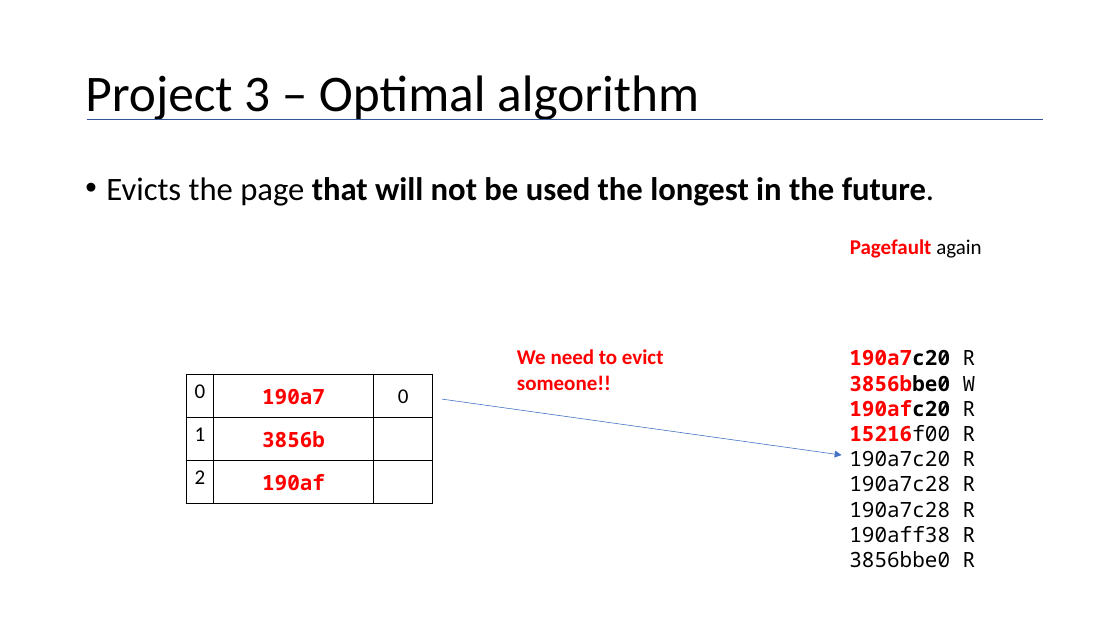
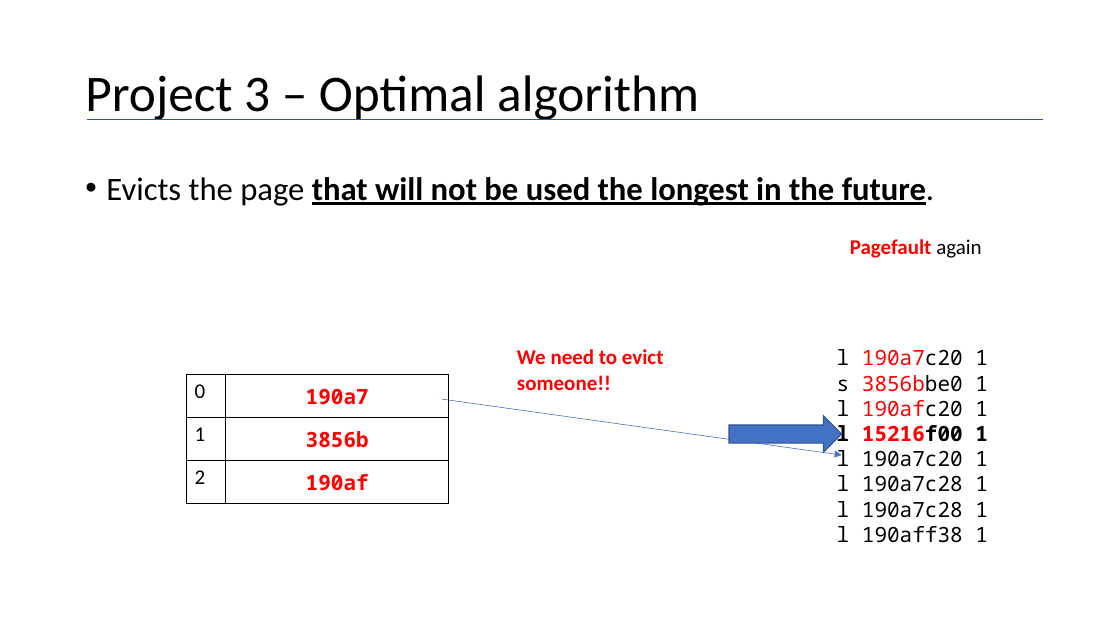
Before and after one commit to maher460/Pitt_CS1550_recitation_materials, a slide deck: slide 17 of week10/cs1550_spring2019_project3.pptx (slide 18 before the commit). Drawn at 1120x630 pixels with LibreOffice and Linux fonts; fonts in the diff are those of the drawing. Boxes give left, top, right and bottom in pixels: in the first picture for what was removed or moved away, otherwise in the second. Text is boxed around its words. In the diff, an @@ line names an element or a change of style, - is before the commit and + after.

```diff
--- a/week10/cs1550_spring2019_project3.pptx
+++ b/week10/cs1550_spring2019_project3.pptx
@@ text "Evicts the page that will ..." at [106, 177, 934, 206]: underline on in "that will not be used the longest ..." @@
@@ text at [837, 349, 988, 543]: text changed @@
-190a7c20 R
-3856bbe0 W
-190afc20 R
-15216f00 R
-190a7c20 R
-190a7c28 R
-190a7c28 R
-190aff38 R
-3856bbe0 R
+l 190a7c20 1
+s 3856bbe0 1
+l 190afc20 1
+l 15216f00 1
+l 190a7c20 1
+l 190a7c28 1
+l 190a7c28 1
+l 190aff38 1
@@ table at [187, 375, 449, 504] @@
-column 3: 0 |  | 
@@ table: place and size @@
-table at [187, 375, 434, 504]
+table at [187, 375, 449, 504]
@@ right arrow added at [729, 416, 842, 452], fill #4472C4, outline #325491 1 pt @@
```
Also in this commit, not shown: 29 other slides changed, 9 slides added, 17 slides removed, 1 other file.
